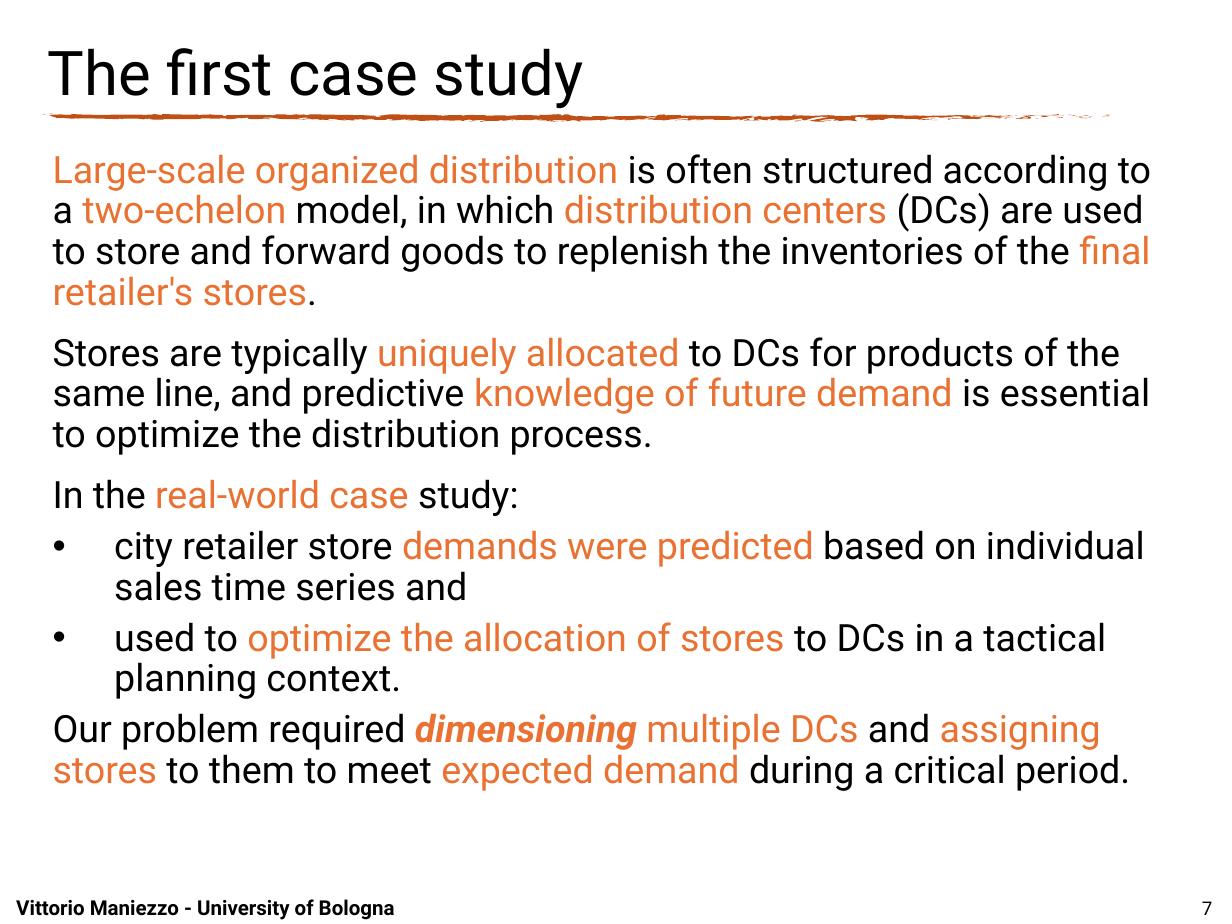
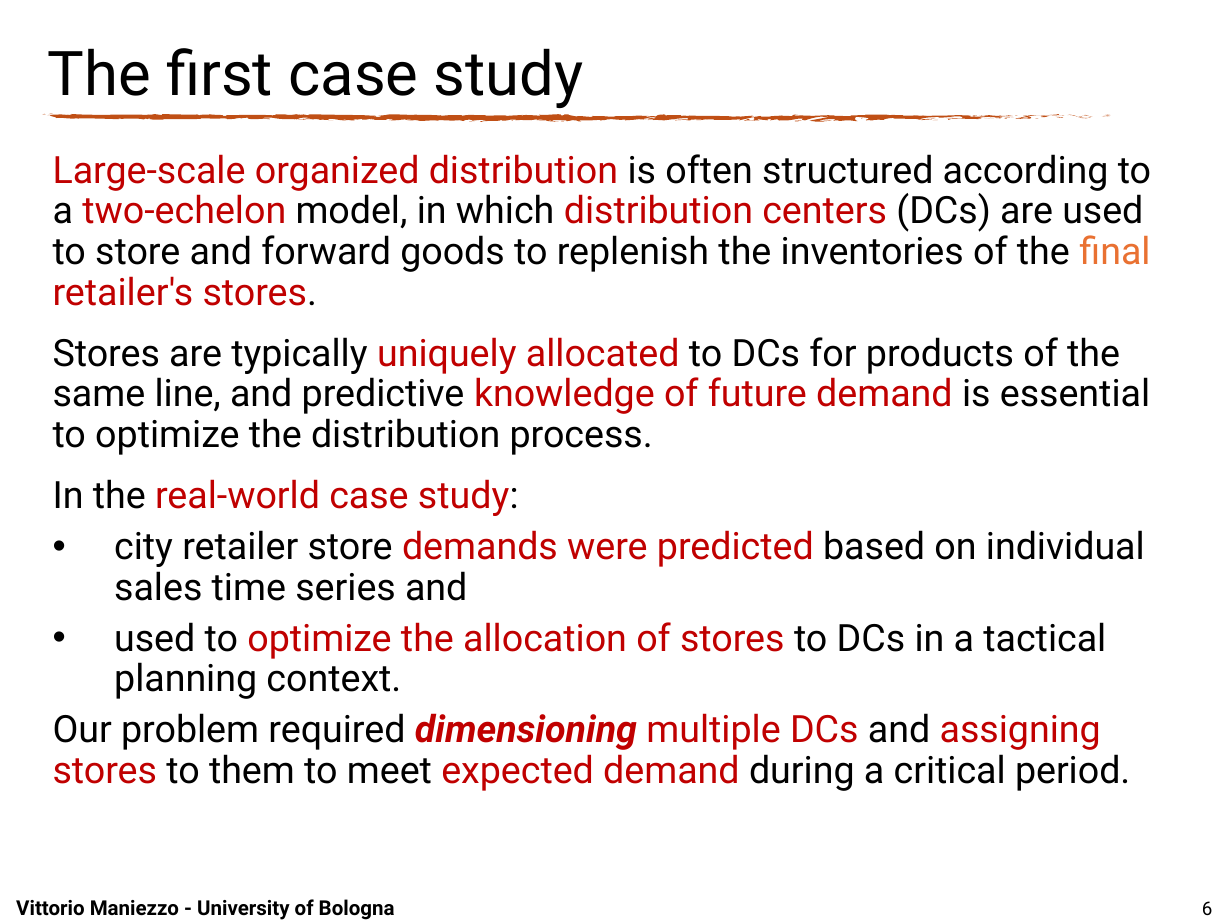
Before and after one commit to maniezzo/GDOforecast, a slide deck: slide 6 of doc/IFORS2026/Ifors_PPT_BESO.pptx (slide 7 before the commit). Drawn at 1232x924 pixels with LibreOffice and Linux fonts; fonts in the diff are those of the drawing; background and template pictures are left out. Boxes give left, top, right and bottom in pixels: in the first picture for what was removed or moved away, otherwise in the second. Text is boxed around its words. In the diff, an @@ line names an element or a change of style, - is before the commit and + after.

```diff
--- a/doc/IFORS2026/Ifors_PPT_BESO.pptx
+++ b/doc/IFORS2026/Ifors_PPT_BESO.pptx
@@ text "Large-scale organized distribution is often ..." at (x1=53, y1=154, x2=1151, y2=791): text colour #E97132 to #C00000 in "Large-scale organized distribution two-echelon distribution  ...", "uniquely allocated knowledge of future demand", "real-world case", "demands were predicted" and 2 more places; text colour #000000 to #C00000 in "study:" @@
@@ page number at (x1=1202, y1=901, x2=1213, y2=916): text changed @@
-7
+6
```
Also in this commit, not shown: 9 other slides changed, 1 slide added, 4 slides removed, 1 other file.
